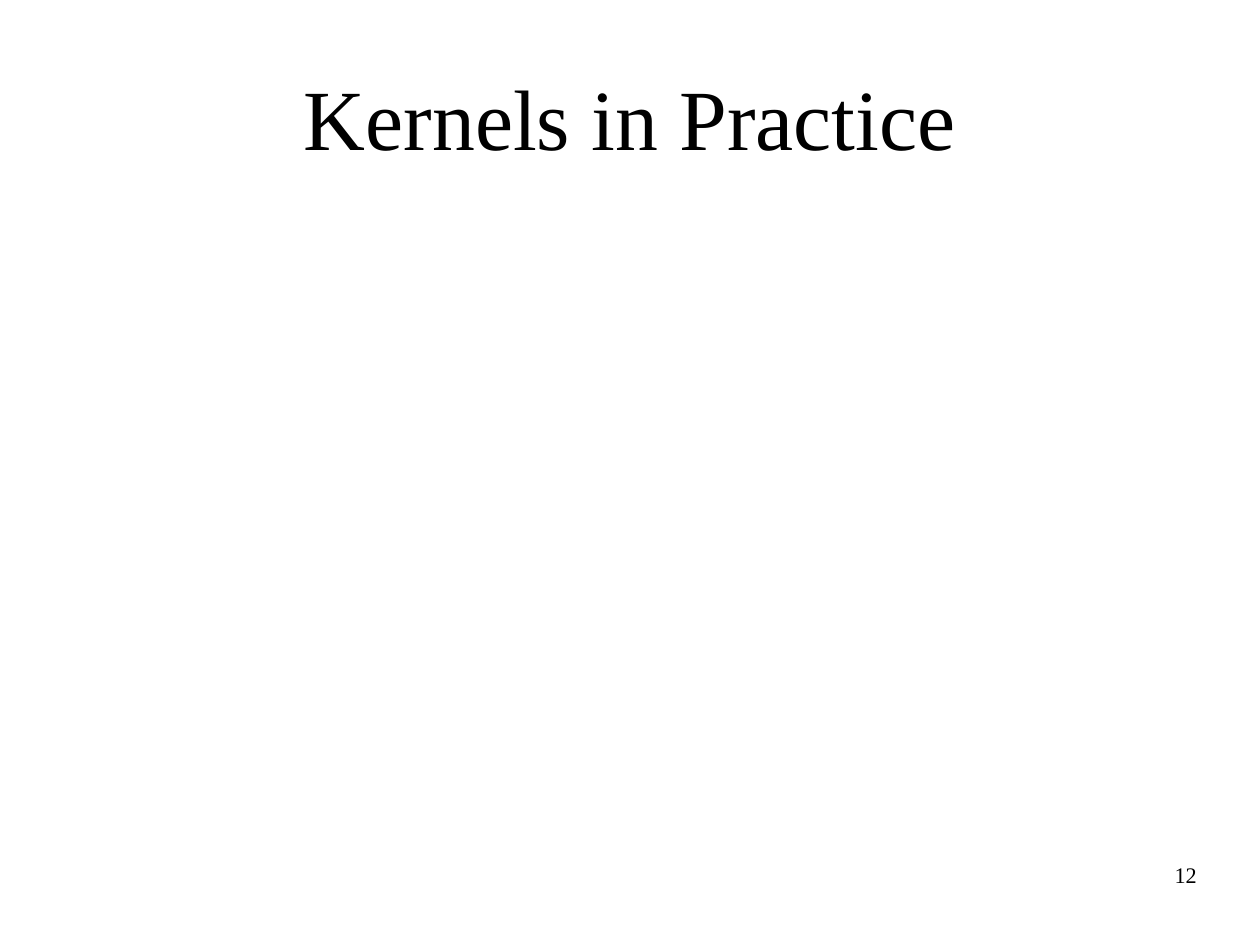
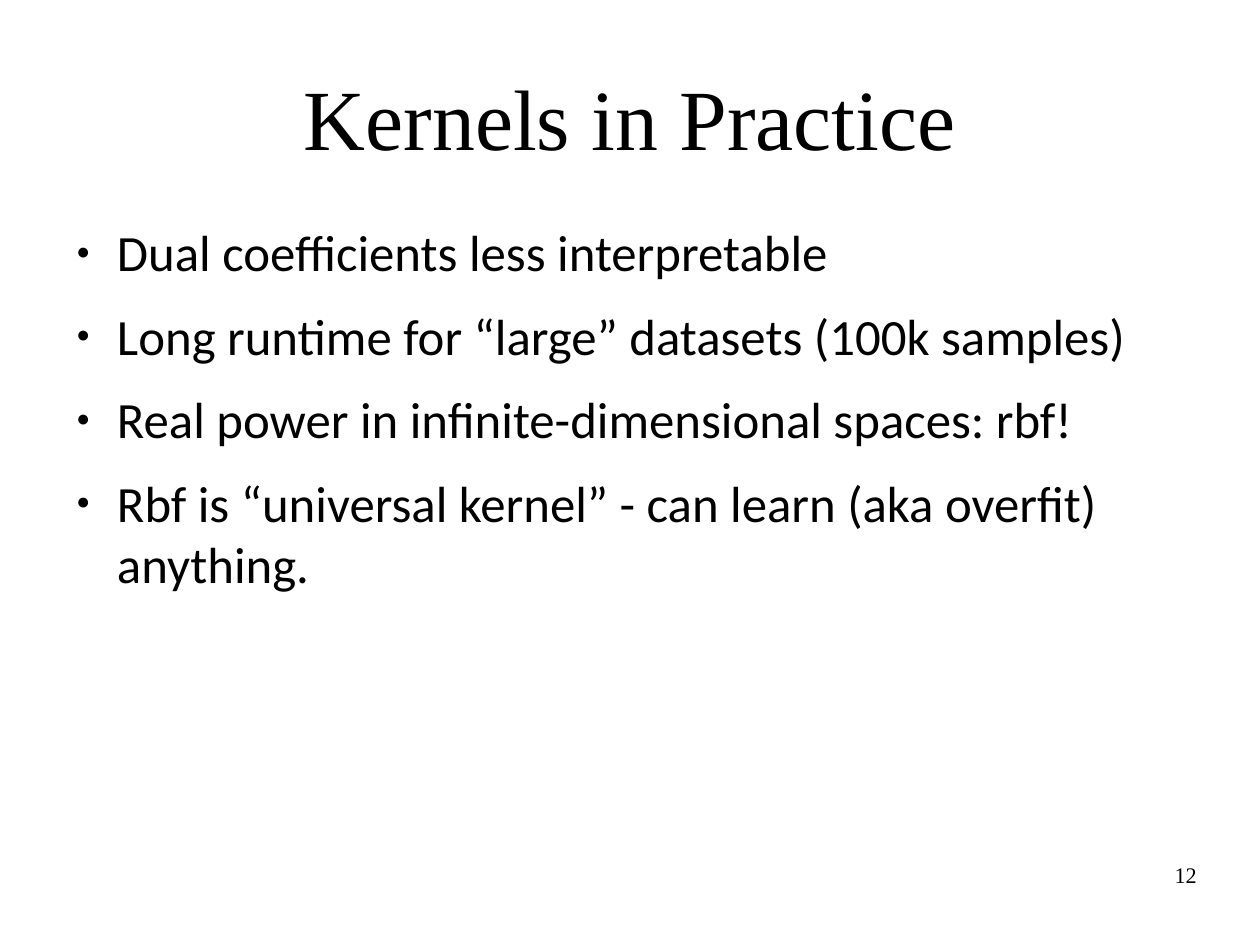
Before and after one commit to amueller/applied_ml_spring_2017, a slide deck: slide 12 of slides/aml-09-021517.odp. Drawn at 1260x945 pixels with LibreOffice and Linux fonts; fonts in the diff are those of the drawing. Boxes give left, top, right and bottom in pixels: in the first picture for what was removed or moved away, otherwise in the second. Text is boxed around its words. In the diff, an @@ line names an element or a change of style, - is before the commit and + after.

```diff
--- a/slides/aml-09-021517.odp
+++ b/slides/aml-09-021517.odp
@@ text added at bbox=[117, 235, 1125, 592], 32 pt, text #000000 @@
+● Dual coefficients less interpretable
+● Long runtime for “large” datasets (100k samples)
+● Real power in infinite-dimensional spaces: rbf!
+● Rbf is “universal kernel” - can learn (aka overfit) anything.
```
Also in this commit, not shown: 11 other slides changed, 7 slides added, 1 slide removed, 1 other file.
